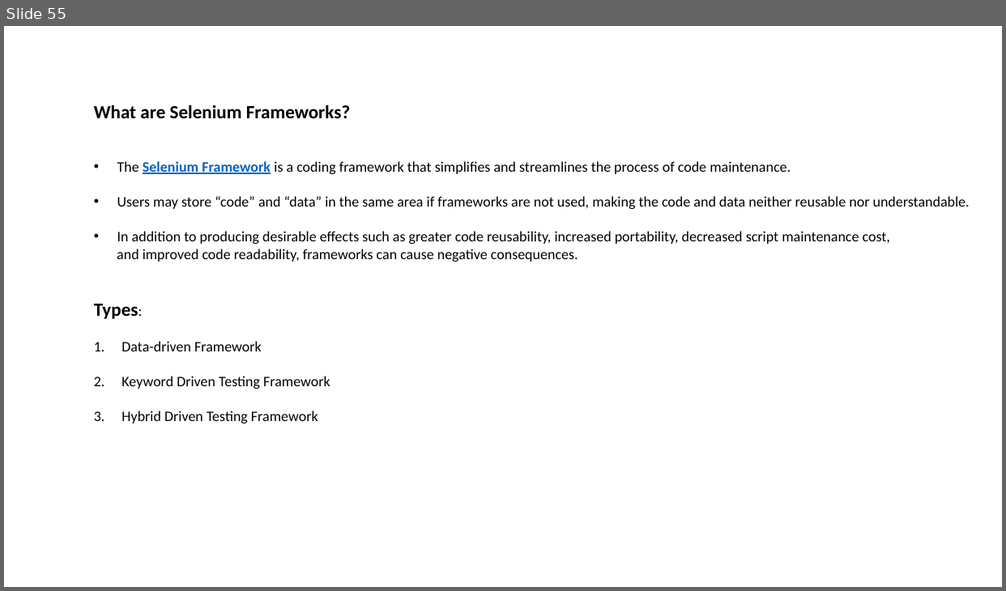
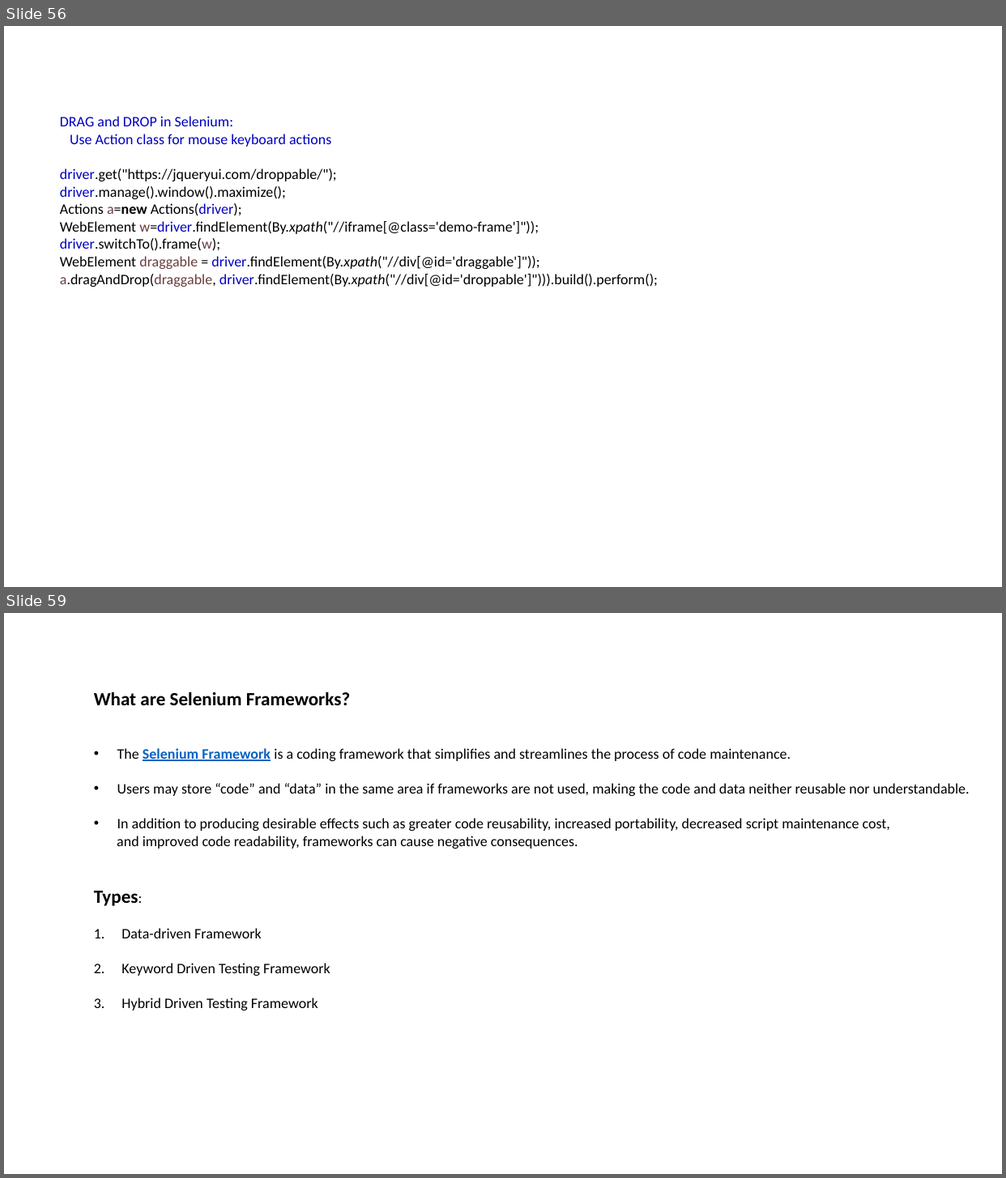
Before and after one commit to SoorajSundar1505/seleniumTraining, a slide deck: Selenium.pptx. Shown one above the other, each under a label of ours: slide 55 before the commit, slides 56 and 59 after it; the slides between them are not shown. The pictures are 1006x591 and 1006x1178 pixels, drawn with LibreOffice and Linux fonts; fonts in the diff are those of the drawing. Boxes give left, top, right and bottom in pixels: in the first picture for what was removed or moved away, otherwise in the second. Text is boxed around its words. In the diff, an @@ line names an element or a change of style, - is before the commit and + after.

```diff
--- a/Selenium.pptx
+++ b/Selenium.pptx
@@ slide 56 added at box(4, 26, 1002, 587), background #FFFFFF @@
@@ text added at box(60, 116, 658, 287), 14 pt, text #000000 @@
+DRAG and DROP in Selenium:
+Use Action class for mouse keyboard actions
+driver.get("https://jqueryui.com/droppable/");
+driver.manage().window().maximize();
+Actions a=new Actions(driver);
+WebElement w=driver.findElement(By.xpath("//iframe[@class='demo-frame']"));
+driver.switchTo().frame(w);
+WebElement draggable = driver.findElement(By.xpath("//div[@id='draggable']"));
+a.dragAndDrop(draggable, driver.findElement(By.xpath("//div[@id='droppable']"))).build().perform();
@@ what was slide 55 is now slide 59 @@
```
Also in this commit, not shown: 3 other slides added.
